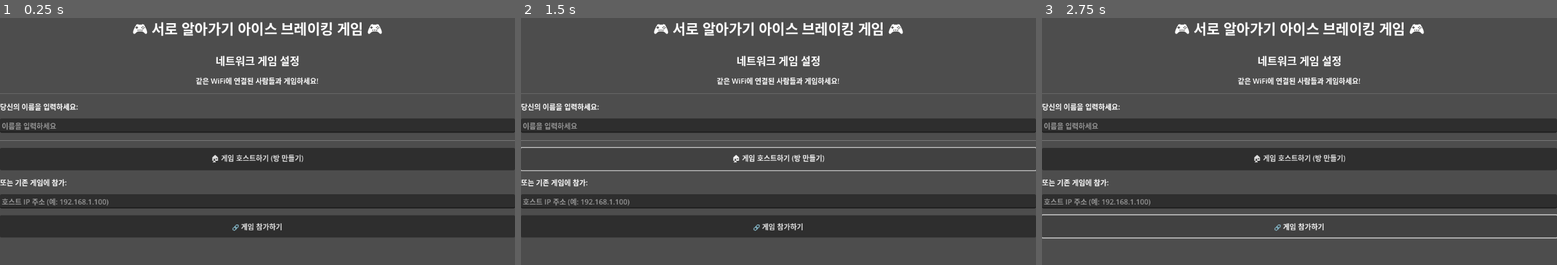
Above: before the commit, frames 1-3 (left to right).
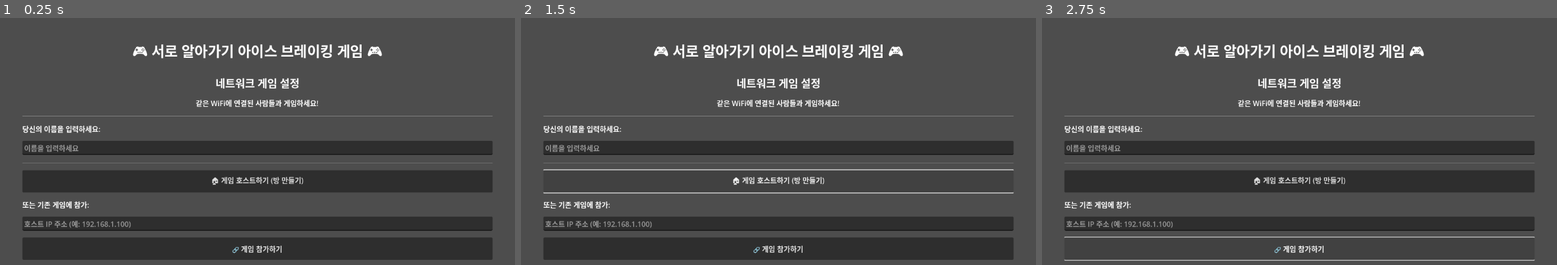
Above: after the commit, the same moments.

Repository: WayneKim92/icebreaker
Game: Godot game, scene res://main.tscn
Two runs of this game, one before a commit and one after it. Both use one fixed random seed, a clock stepped at 60 frames per second and the inputs below.
Inputs:
- Up to frame 1 (0.25 s): no input
- Up to frame 2 (1.5 s): click "🏠 게임 호스트하기 (방 만들기)" at 0.5 s; click "🏠 게임 호스트하기 (방 만들기)" at 1.25 s
- Up to frame 3 (2.75 s): click "🔗 게임 참가하기" at 2 s

The runs differ from the first frame. In frame 1, 45% of the frame differs, in the area x 0-100%, y 1-98%; in frame 2, 33%; in frame 3, 35%.

Commit message:
style: 여백 조정

Diff:
--- a/main.tscn
+++ b/main.tscn
@@ -4,9 +4,12 @@
 
 [node name="Main" type="Control"]
 layout_mode = 3
-anchors_preset = 15
 anchor_right = 1.0
 anchor_bottom = 1.0
+offset_left = 50.0
+offset_top = 50.0
+offset_right = -50.0
+offset_bottom = -50.0
 grow_horizontal = 2
 grow_vertical = 2
 script = ExtResource("1_ig7tw")
